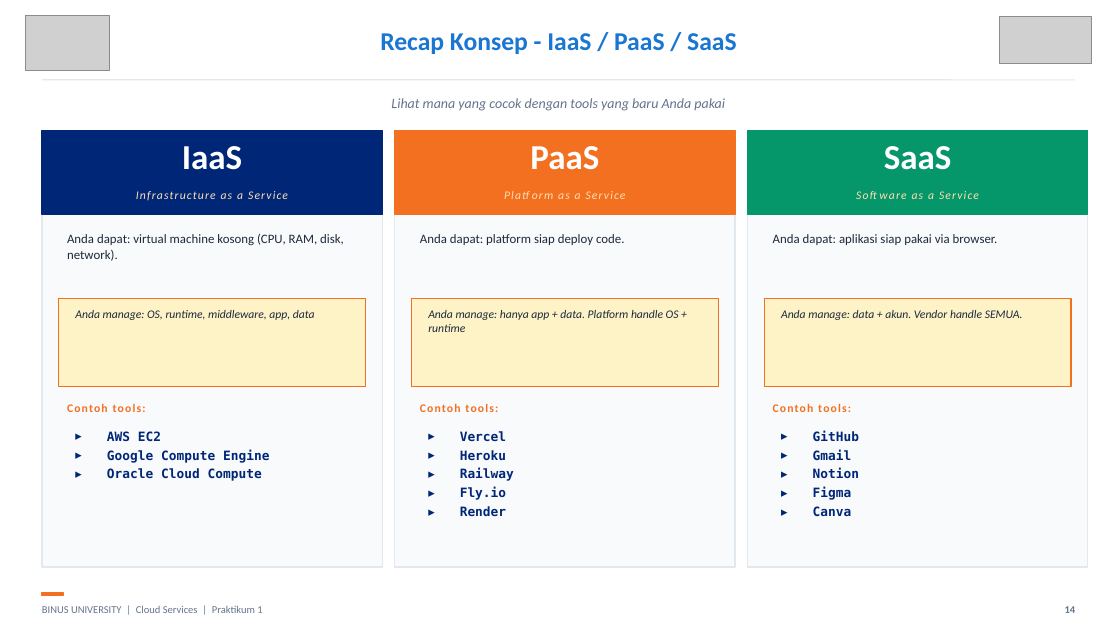
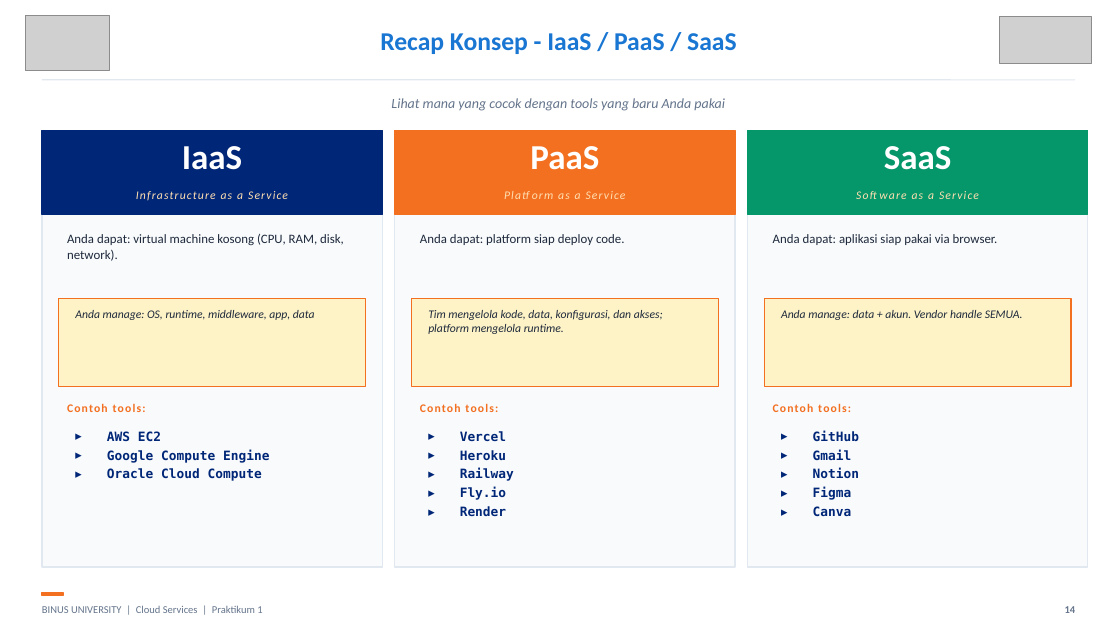
Before and after one commit to SeedFlora/meet1CloudService, a slide deck: slide 14 of slides/LAB01_Pengantar_Cloud_Hands_On_Final.pptx. Drawn at 1120x630 pixels with LibreOffice and Linux fonts; fonts in the diff are those of the drawing; grey boxes stand for pictures. Boxes give left, top, right and bottom in pixels: in the first picture for what was removed or moved away, otherwise in the second. Text is boxed around its words. In the diff, an @@ line names an element or a change of style, - is before the commit and + after.

```diff
--- a/slides/LAB01_Pengantar_Cloud_Hands_On_Final.pptx
+++ b/slides/LAB01_Pengantar_Cloud_Hands_On_Final.pptx
@@ text at (428,310,663,334): text changed @@
-Anda manage: hanya app + data. Platform handle OS + runtime
+Tim mengelola kode, data, konfigurasi, dan akses; platform mengelola runtime.
```
Also in this commit, not shown: 21 other slides changed, 2 slides added, 2 slides removed, 1 other file.
